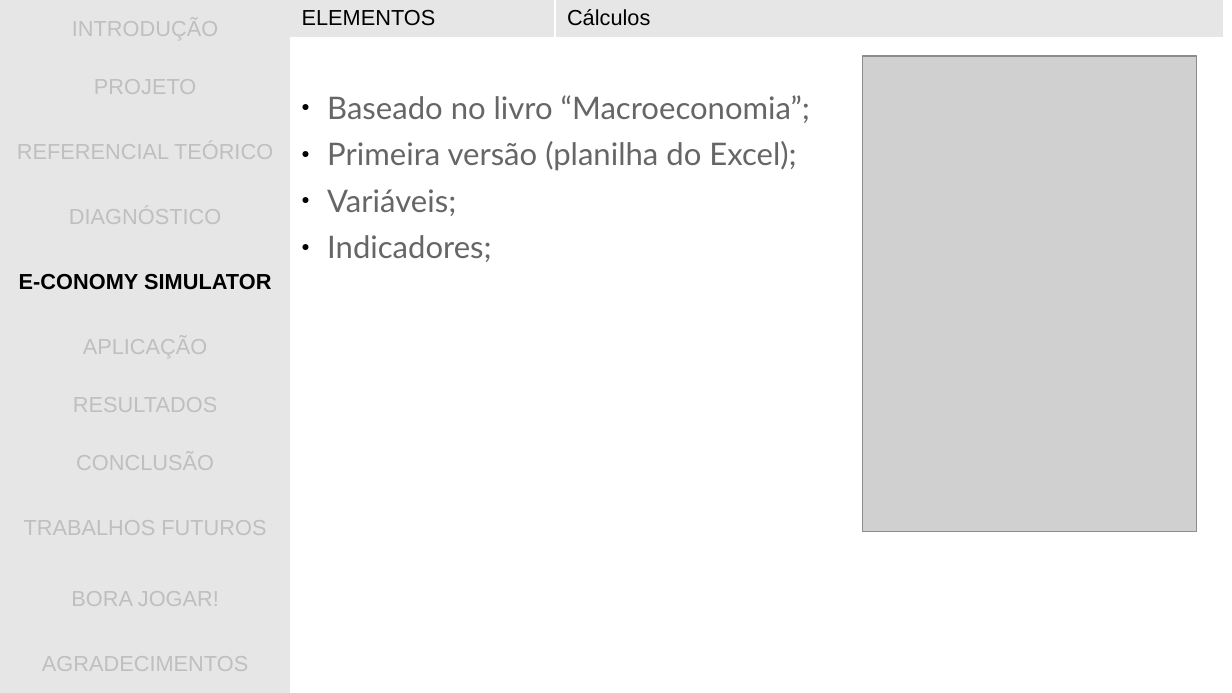
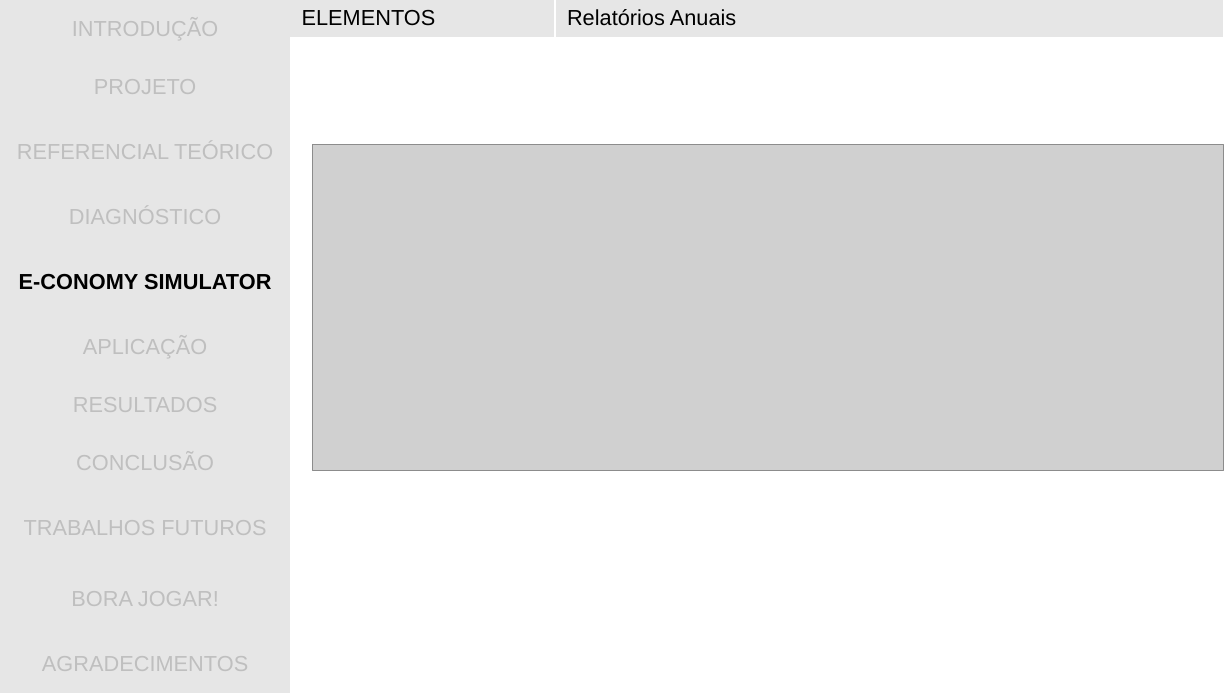
Before and after one commit to gwathsule/e-conomy-simulator, a slide deck: slide 26 of documentacao/apresentacao_tcc.ppt (slide 25 before the commit). Drawn at 1232x693 pixels with LibreOffice and Linux fonts; fonts in the diff are those of the drawing; grey boxes stand for pictures; background and template pictures are left out. Boxes give left, top, right and bottom in pixels: in the first picture for what was removed or moved away, otherwise in the second. Text is boxed around its words. In the diff, an @@ line names an element or a change of style, - is before the commit and + after.

```diff
--- a/documentacao/apresentacao_tcc.ppt
+++ b/documentacao/apresentacao_tcc.ppt
@@ table at [556,0,1223,37] @@
-row 1, column 1: Cálculos
+row 1, column 1: Relatórios Anuais
@@ text removed at [327,95,810,262] @@
-● Baseado no livro “Macroeconomia”;
-● Primeira versão (planilha do Excel);
-● Variáveis;
-● Indicadores;
@@ picture: place and size @@
-picture at [863,56,1197,531]
+picture at [313,144,1224,471]
```
Also in this commit, not shown: 9 other slides changed, 2 slides added, 1 other file.
